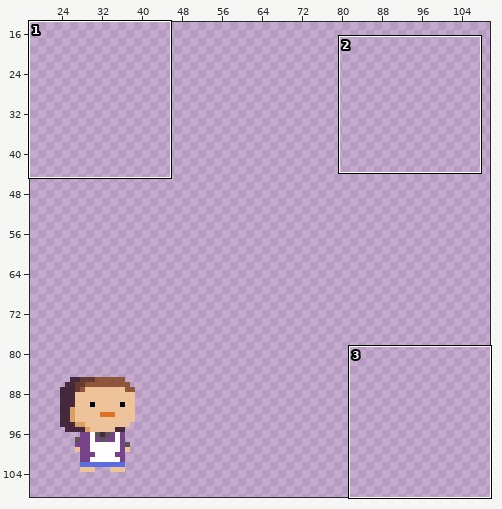
Sprite sheet: assets/Mom.png. Above, an overview of the earlier version with the close-up marked.
Close-up. Before:
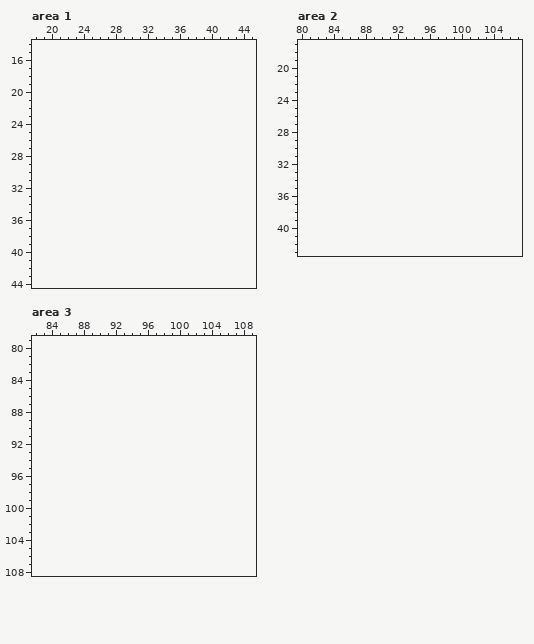
The file is 64x64 pixels. Shown: area 1: x 18..45, y 14..44; area 2: x 80..107, y 17..43; area 3: x 82..109, y 79..108. The old version is drawn lined up with the new one, on the new canvas. The wide view leaves out empty margins.
After the commit:
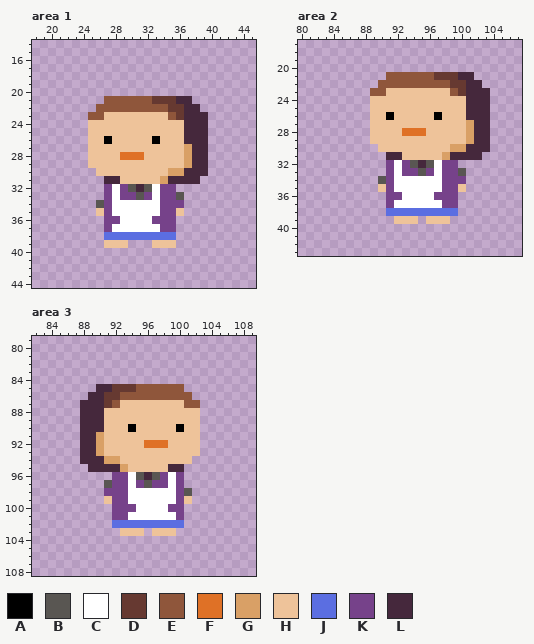
Palette (. is transparent): A #000000  B #595652  C #ffffff  D #663931  E #8f563b  F #df7126  G #d9a066  H #eec39a  J #5b6ee1  K #76428a  L #45283c
Edits made:
canvas 64x64 -> 128x128, the old top-left corner now at 0,64
--- area 1
@@ x 23..41 @@
 20 ...................
-21 ...................
-22 ...................
-23 ...................
-24 ...................
-25 ...................
-26 ...................
-27 ...................
-28 ...................
-29 ...................
-30 ...................
-31 ...................
-32 ...................
-33 ...................
-34 ...................
-35 ...................
-36 ...................
-37 ...................
-38 ...................
-39 ...................
+21 ....EEEEEEDDDLL....
+22 ...EEEEEEEEEDDLL...
+23 ..EEHHHHHHHHEDLLL..
+24 ..HHHHHHHHHHHHLLL..
+25 ..HHHHHHHHHHHHLLL..
+26 ..HHAHHHHHAHHHLLL..
+27 ..HHHHHHHHHHHHGLL..
+28 ..HHHHFFFHHHHHGLL..
+29 ..HHHHHHHHHHHHGLL..
+30 ...HHHHHHHHHGGLLL..
+31 ....LLHHHHHGLLLL...
+32 ....KCKBLBCKK......
+33 ....KCKKBKCKKB.....
+34 ...BKCCCCCCKKK.....
+35 ...HKCCCCCCKKH.....
+36 ....KKCCCCKKK......
+37 ....KCCCCCCKK......
+38 ....JJJJJJJJJ......
+39 ....HHH...HHH......
 40 ...................
--- area 2
@@ x 87..105 @@
 20 ...................
-21 ...................
-22 ...................
-23 ...................
-24 ...................
-25 ...................
-26 ...................
-27 ...................
-28 ...................
-29 ...................
-30 ...................
-31 ...................
-32 ...................
-33 ...................
-34 ...................
-35 ...................
-36 ...................
-37 ...................
-38 ...................
-39 ...................
+21 ....EEEEEEDDDLL....
+22 ...EEEEEEEEEDDLL...
+23 ..EEHHHHHHHHEDLLL..
+24 ..HHHHHHHHHHHHLLL..
+25 ..HHHHHHHHHHHHLLL..
+26 ..HHAHHHHHAHHHLLL..
+27 ..HHHHHHHHHHHHGLL..
+28 ..HHHHFFFHHHHHGLL..
+29 ..HHHHHHHHHHHHGLL..
+30 ...HHHHHHHHHGGLLL..
+31 ....LLHHHHHGLLLL...
+32 ....KCKBLBCKK......
+33 ....KCKKBKCKKB.....
+34 ...BKCCCCCCKKK.....
+35 ...HKCCCCCCKKH.....
+36 ....KKCCCCKKK......
+37 ....KCCCCCCKK......
+38 ....JJJJJJJJJ......
+39 .....HHH.HHH.......
 40 ...................
--- area 3
@@ x 86..104 @@
  84 ...................
- 85 ...................
- 86 ...................
- 87 ...................
- 88 ...................
- 89 ...................
- 90 ...................
- 91 ...................
- 92 ...................
- 93 ...................
- 94 ...................
- 95 ...................
- 96 ...................
- 97 ...................
- 98 ...................
- 99 ...................
-100 ...................
-101 ...................
-102 ...................
-103 ...................
+ 85 ....LLDDDEEEEEE....
+ 86 ...LLDDEEEEEEEEE...
+ 87 ..LLLDEHHHHHHHHEE..
+ 88 ..LLLHHHHHHHHHHHH..
+ 89 ..LLLHHHHHHHHHHHH..
+ 90 ..LLLHHHAHHHHHAHH..
+ 91 ..LLGHHHHHHHHHHHH..
+ 92 ..LLGHHHHHFFFHHHH..
+ 93 ..LLGHHHHHHHHHHHH..
+ 94 ..LLLGGHHHHHHHHH...
+ 95 ...LLLLGHHHHHLL....
+ 96 ......KKCBLBKCK....
+ 97 .....BKKCKBKKCK....
+ 98 .....KKKCCCCCCKB...
+ 99 .....HKKCCCCCCKH...
+100 ......KKKCCCCKK....
+101 ......KKCCCCCCK....
+102 ......JJJJJJJJJ....
+103 .......HHH.HHH.....
 104 ...................
Pixel boxes of the changes (left, top, right, bottom) in both close-ups:
added: (88, 96, 208, 248)
added: (370, 72, 490, 224)
added: (80, 384, 200, 536)
